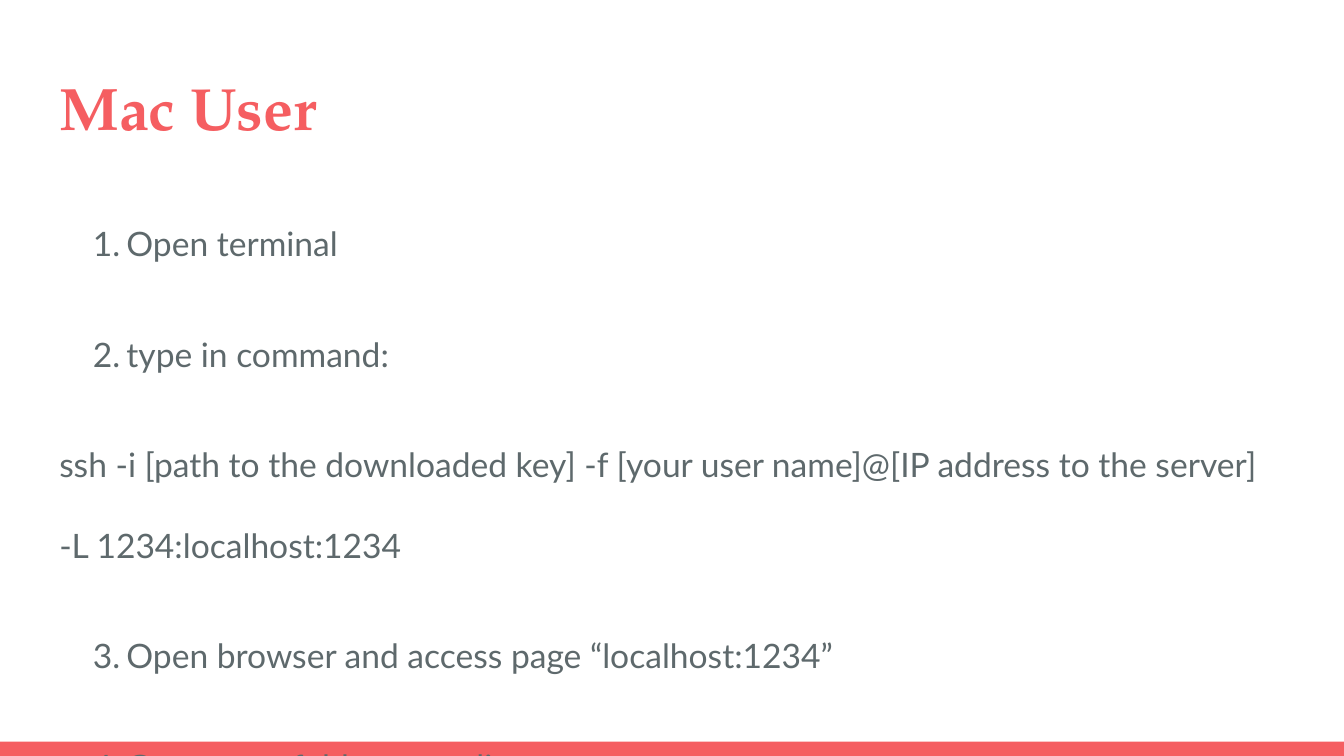
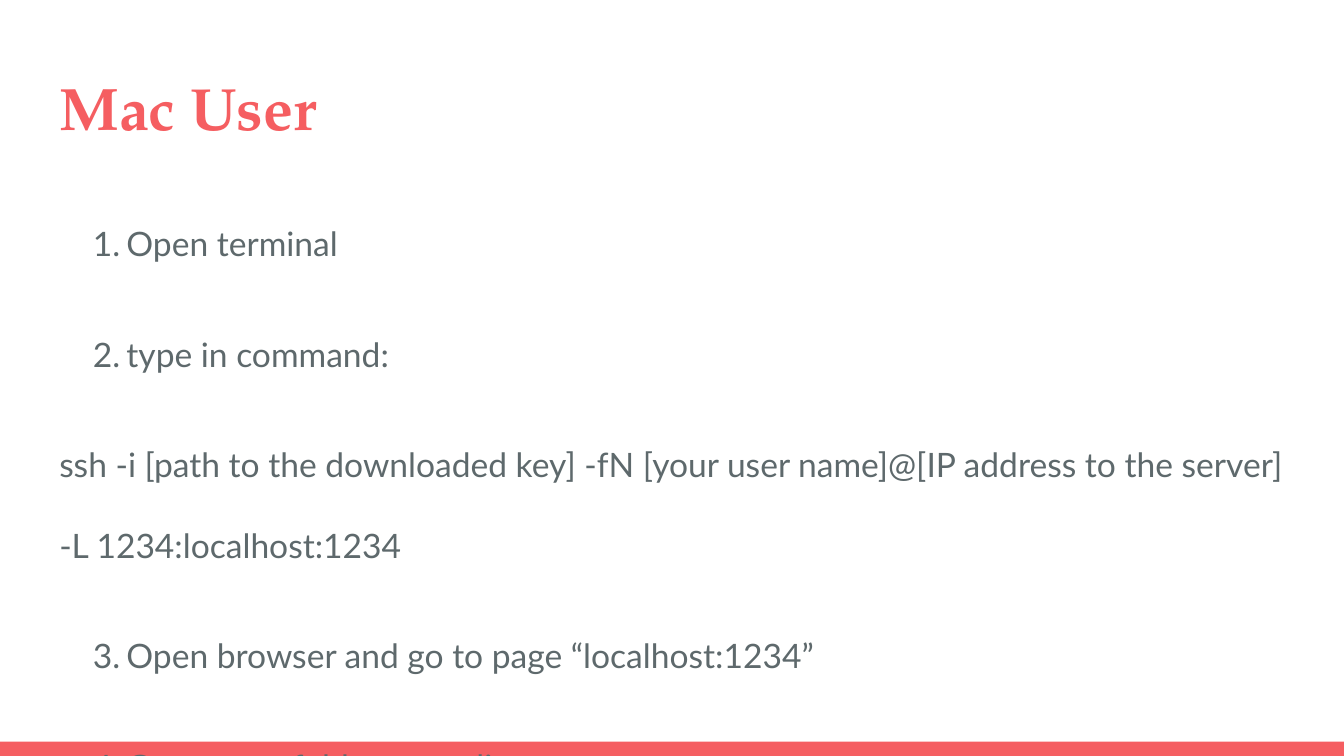
Before and after one commit to cityu-hall2/Workshop2-Spider-on-Python, a slide deck: slide 5 of Build Spider on Cloud.pptx (slide 4 before the commit). Drawn at 1344x756 pixels with LibreOffice and Linux fonts; fonts in the diff are those of the drawing. Boxes give left, top, right and bottom in pixels: in the first picture for what was removed or moved away, otherwise in the second. Text is boxed around its words. In the diff, an @@ line names an element or a change of style, - is before the commit and + after.

```diff
--- a/Build Spider on Cloud.pptx
+++ b/Build Spider on Cloud.pptx
@@ text at box(59, 451, 1283, 674): text changed @@
-ssh -i [path to the downloaded key] -f [your user name]@[IP address to the server] -L 1234:localhost:1234
-1. Open browser and access page “localhost:1234”
+ssh -i [path to the downloaded key] -fN [your user name]@[IP address to the server] -L 1234:localhost:1234
+1. Open browser and go to page “localhost:1234”
```
Also in this commit, not shown: 8 other slides changed, 3 slides added, 1 slide removed.
